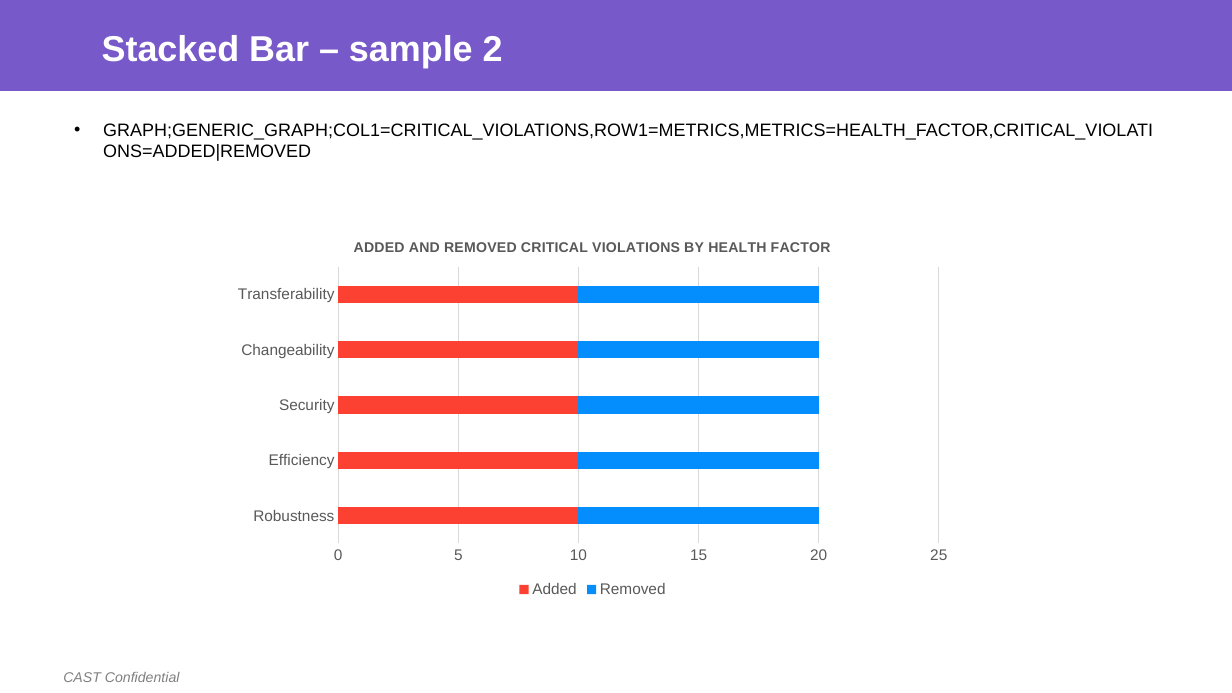
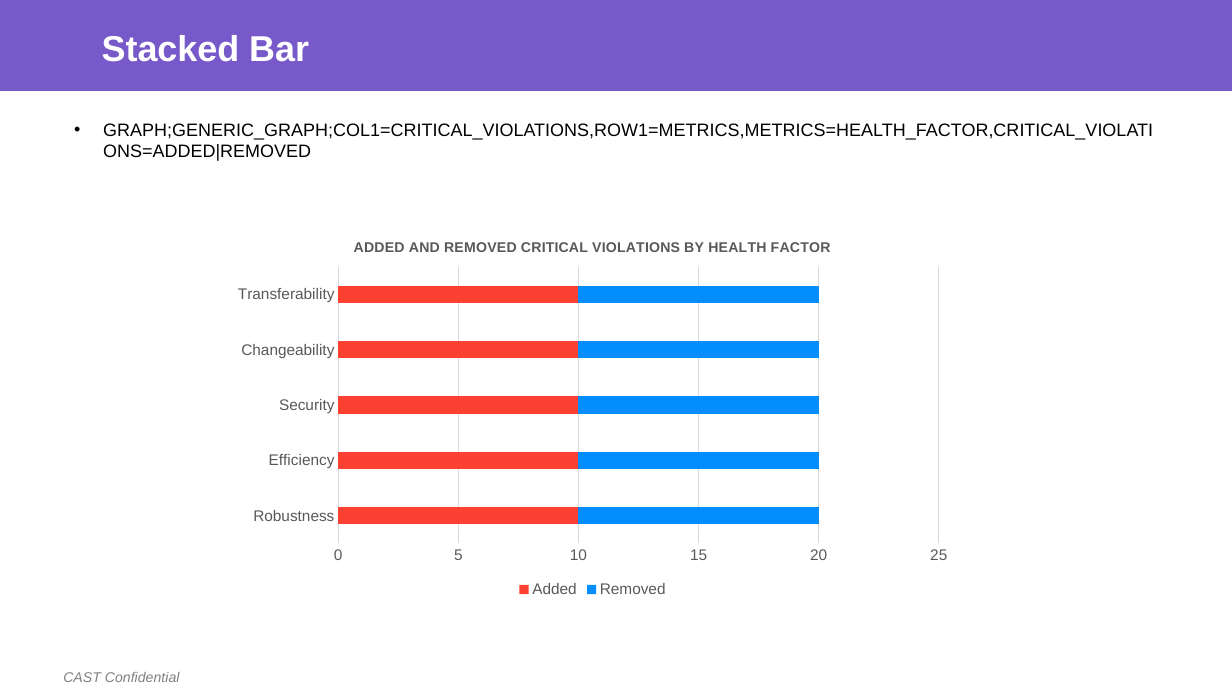
Before and after one commit to CAST-projects/CAST-ReportGenerator, a slide deck: slide 8 of CastReporting.Reporting.Core/Templates/Application/Component library/Generic Graph Definition.pptx. Drawn at 1232x693 pixels with LibreOffice and Linux fonts; fonts in the diff are those of the drawing; background and template pictures are left out. Boxes give left, top, right and bottom in pixels: in the first picture for what was removed or moved away, otherwise in the second. Text is boxed around its words. In the diff, an @@ line names an element or a change of style, - is before the commit and + after.

```diff
--- a/CastReporting.Reporting.Core/Templates/Application/Component library/Generic Graph Definition.pptx
+++ b/CastReporting.Reporting.Core/Templates/Application/Component library/Generic Graph Definition.pptx
@@ title at [102, 35, 309, 62]: text changed @@
-Stacked Bar – sample 2
+Stacked Bar
```
Also in this commit, not shown: 1 other slide changed, 5 other files.
